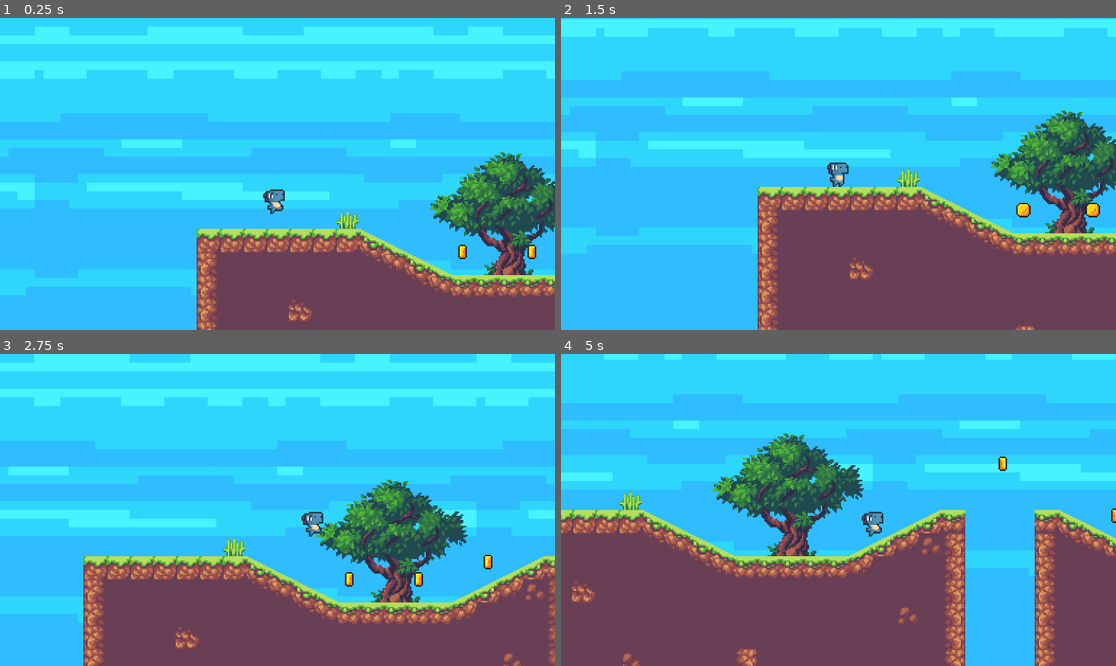
Above: before the commit, frames 1-4 (two rows, left to right).
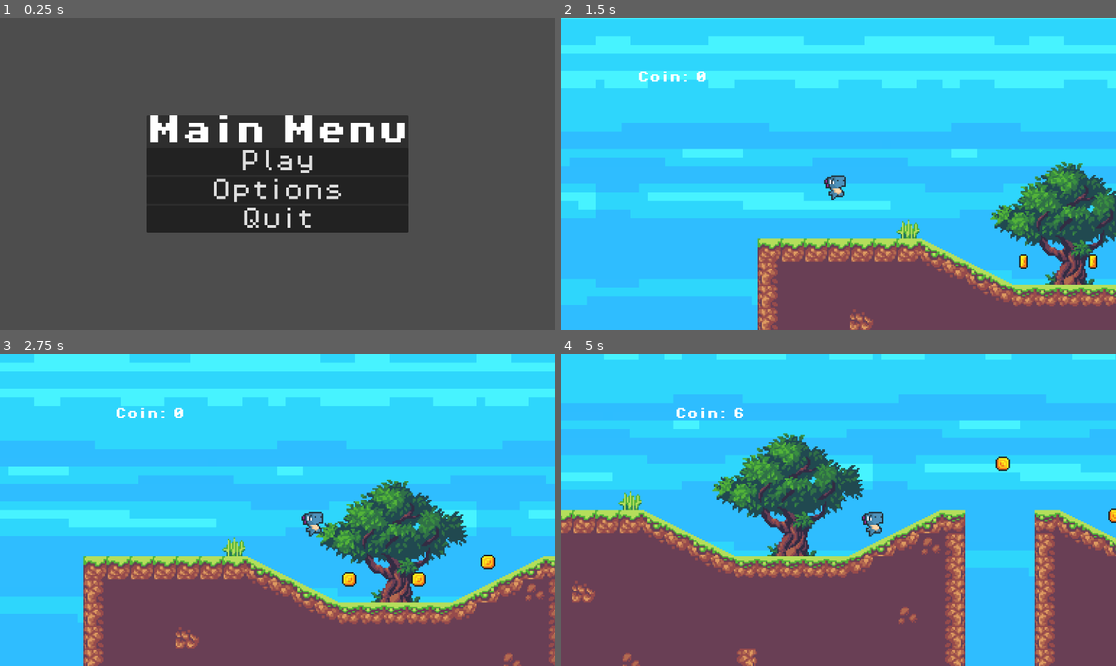
Above: after the commit, the same moments.

Repository: IvaHeart/iva-d-gam-231
Game: Godot game, scene res://scenes/UI/main_menu.tscn
The game is run twice, just before and just after one commit, with the same random seed, the same clock (stepped at 60 frames per second) and the same inputs. Before the commit the project starts from res://scenes/level_01.tscn.
Inputs (mouse positions are in pixels of both pictures, inside the frame that each line leads up to):
- Up to frame 1 (0.25 s): no input
- Up to frame 2 (1.5 s): click (838, 189) at 0.5 s, where only the run after the commit has a clickable "Options"; click (838, 161) at 1.25 s, where only the run after the commit has a clickable "Play"
- Up to frame 3 (2.75 s): hold D (move_right) from 2.03 s (still down); tap Space (jump) at 2.27 s
- Up to frame 4 (5 s): tap Space (jump) at 3.02, 4.52 s; release D (move_right) at 3.53 s; hold A (move_left) 3.53-4.28 s; hold D (move_right) from 4.28 s (still down)

The runs differ from the first frame. In frame 1, 100% of the frame differs, in the area x 0-100%, y 0-100%; in frame 2, 58%; in frame 3, 0.4%; in frame 4, 0.3%.

Commit message:
2/5 classtime

Diff:
--- a/project.godot
+++ b/project.godot
@@ -11,9 +11,13 @@
 [application]
 
 config/name="IvaD_GAM231"
-run/main_scene="uid://dpa377cbqthdq"
+run/main_scene="uid://bqxx5d5ddvb0g"
 config/features=PackedStringArray("4.5", "Forward Plus")
 config/icon="res://icon.svg"
+
+[autoload]
+
+Music="*res://scenes/music.tscn"
 
 [debug]
 
--- /dev/null
+++ b/scenes/UI/coin_ui.gd
@@ -0,0 +1,7 @@
+extends CenterContainer
+
+@onready var coin_count: Label = $HBoxContainer/CoinCount
+@onready var game_manager: GameManager = %GameManager
+
+func _process(delta: float) -> void:
+	coin_count.text = str(game_manager.score)
--- /dev/null
+++ b/scenes/UI/coin_ui.tscn
@@ -0,0 +1,24 @@
+[gd_scene load_steps=3 format=3 uid="uid://dfdvh1adbo2n7"]
+
+[ext_resource type="Script" uid="uid://7n5ms7todhaj" path="res://scenes/UI/coin_ui.gd" id="1_55f6b"]
+[ext_resource type="FontFile" uid="uid://4xg512ccwhle" path="res://fonts/PixelOperator8-Bold.ttf" id="1_e7x4s"]
+
+[node name="CoinUI" type="CenterContainer"]
+offset_right = 49.0
+offset_bottom = 14.0
+script = ExtResource("1_55f6b")
+
+[node name="HBoxContainer" type="HBoxContainer" parent="."]
+layout_mode = 2
+
+[node name="CoinLabel" type="Label" parent="HBoxContainer"]
+layout_mode = 2
+theme_override_fonts/font = ExtResource("1_e7x4s")
+theme_override_font_sizes/font_size = 8
+text = "Coin:"
+
+[node name="CoinCount" type="Label" parent="HBoxContainer"]
+layout_mode = 2
+theme_override_fonts/font = ExtResource("1_e7x4s")
+theme_override_font_sizes/font_size = 8
+text = "#"
--- /dev/null
+++ b/scenes/UI/main_menu.tscn
@@ -0,0 +1,47 @@
+[gd_scene load_steps=4 format=3 uid="uid://bqxx5d5ddvb0g"]
+
+[ext_resource type="Script" uid="uid://c2qdo3faoupub" path="res://scripts/main_menu.gd" id="1_fe2o3"]
+[ext_resource type="FontFile" uid="uid://4xg512ccwhle" path="res://fonts/PixelOperator8-Bold.ttf" id="1_sl1te"]
+[ext_resource type="FontFile" uid="uid://bokvol44dmy3d" path="res://fonts/PixelOperator8.ttf" id="3_1g8jr"]
+
+[node name="MainMenu" type="CenterContainer"]
+anchors_preset = 15
+anchor_right = 1.0
+anchor_bottom = 1.0
+grow_horizontal = 2
+grow_vertical = 2
+script = ExtResource("1_fe2o3")
+
+[node name="PanelContainer" type="PanelContainer" parent="."]
+layout_mode = 2
+
+[node name="VBoxContainer" type="VBoxContainer" parent="PanelContainer"]
+layout_mode = 2
+
+[node name="TitleLabel" type="Label" parent="PanelContainer/VBoxContainer"]
+layout_mode = 2
+theme_override_fonts/font = ExtResource("1_sl1te")
+theme_override_font_sizes/font_size = 64
+text = "Main Menu"
+
+[node name="PlayButton" type="Button" parent="PanelContainer/VBoxContainer"]
+layout_mode = 2
+theme_override_fonts/font = ExtResource("3_1g8jr")
+theme_override_font_sizes/font_size = 48
+text = "Play"
+
+[node name="OptionsButton" type="Button" parent="PanelContainer/VBoxContainer"]
+layout_mode = 2
+theme_override_fonts/font = ExtResource("3_1g8jr")
+theme_override_font_sizes/font_size = 48
+text = "Options"
+
+[node name="QuitButton" type="Button" parent="PanelContainer/VBoxContainer"]
+layout_mode = 2
+theme_override_fonts/font = ExtResource("3_1g8jr")
+theme_override_font_sizes/font_size = 48
+text = "Quit"
+
+[connection signal="pressed" from="PanelContainer/VBoxContainer/PlayButton" to="." method="_on_play_button_pressed"]
+[connection signal="pressed" from="PanelContainer/VBoxContainer/OptionsButton" to="." method="_on_options_button_pressed"]
+[connection signal="pressed" from="PanelContainer/VBoxContainer/QuitButton" to="." method="_on_quit_button_pressed"]
--- a/scenes/level_01.tscn
+++ b/scenes/level_01.tscn
@@ -2,7 +2,6 @@
 
 [ext_resource type="Texture2D" uid="uid://ddpeil1m40w3t" path="res://tilesets/tileset.png" id="1_4lj41"]
 [ext_resource type="Script" uid="uid://1ngmbnvjq1m2" path="res://scripts/game_manager.gd" id="1_llcge"]
-[ext_resource type="Script" uid="uid://c5gdmtngte1qn" path="res://scripts/coins.gd" id="1_nr3cb"]
 [ext_resource type="PackedScene" uid="uid://bi7hn0tql5oqf" path="res://player.tscn" id="2_mofoo"]
 [ext_resource type="PackedScene" uid="uid://cwiacxk70p336" path="res://scenes/coin.tscn" id="2_nr3cb"]
 [ext_resource type="Texture2D" uid="uid://11uvlqonb3xa" path="res://tilesets/props.png" id="3_t0ybu"]
@@ -10,6 +9,7 @@
 [ext_resource type="PackedScene" uid="uid://baq7up2d1w367" path="res://scenes/green_slime.tscn" id="6_qgxqk"]
 [ext_resource type="Texture2D" uid="uid://qf1eqci68ml" path="res://tilesets/back.png" id="8_1b6n0"]
 [ext_resource type="PackedScene" uid="uid://bk6g6ywpn030d" path="res://scenes/purple_slime.tscn" id="10_lwi15"]
+[ext_resource type="PackedScene" uid="uid://dfdvh1adbo2n7" path="res://scenes/UI/coin_ui.tscn" id="11_e6mo4"]
 
 [sub_resource type="TileSetAtlasSource" id="TileSetAtlasSource_llcge"]
 texture = ExtResource("8_1b6n0")
@@ -679,7 +679,6 @@
 script = ExtResource("1_llcge")
 
 [node name="Coins" type="Node" parent="."]
-script = ExtResource("1_nr3cb")
 
 [node name="Coin" parent="Coins" instance=ExtResource("2_nr3cb")]
 position = Vector2(104, 48)
@@ -875,6 +874,12 @@
 limit_bottom = 300
 position_smoothing_enabled = true
 
+[node name="CoinUI" parent="Player/Camera2D2" instance=ExtResource("11_e6mo4")]
+offset_left = -184.0
+offset_top = -96.0
+offset_right = -45.0
+offset_bottom = -56.0
+
 [node name="Node" type="Node" parent="."]
 
 [node name="Killzone" parent="." instance=ExtResource("5_j60wy")]
--- /dev/null
+++ b/scenes/music.tscn
@@ -0,0 +1,7 @@
+[gd_scene load_steps=2 format=3 uid="uid://8lpx6qsb82j5"]
+
+[ext_resource type="AudioStream" uid="uid://d2tmaojd8wjm0" path="res://music/time_for_adventure.mp3" id="1_05ggv"]
+
+[node name="Music" type="AudioStreamPlayer"]
+stream = ExtResource("1_05ggv")
+autoplay = true
--- /dev/null
+++ b/scripts/main_menu.gd
@@ -0,0 +1,15 @@
+extends CenterContainer
+
+
+
+
+func _on_play_button_pressed() -> void:
+	get_tree().change_scene_to_file("res://scenes/level_01.tscn")
+
+
+func _on_options_button_pressed() -> void:
+	pass # Replace with function body.
+
+
+func _on_quit_button_pressed() -> void:
+	get_tree().quit()
Not shown, added: scenes/UI/coin_ui.gd.uid
Not shown, added: scripts/main_menu.gd.uid
